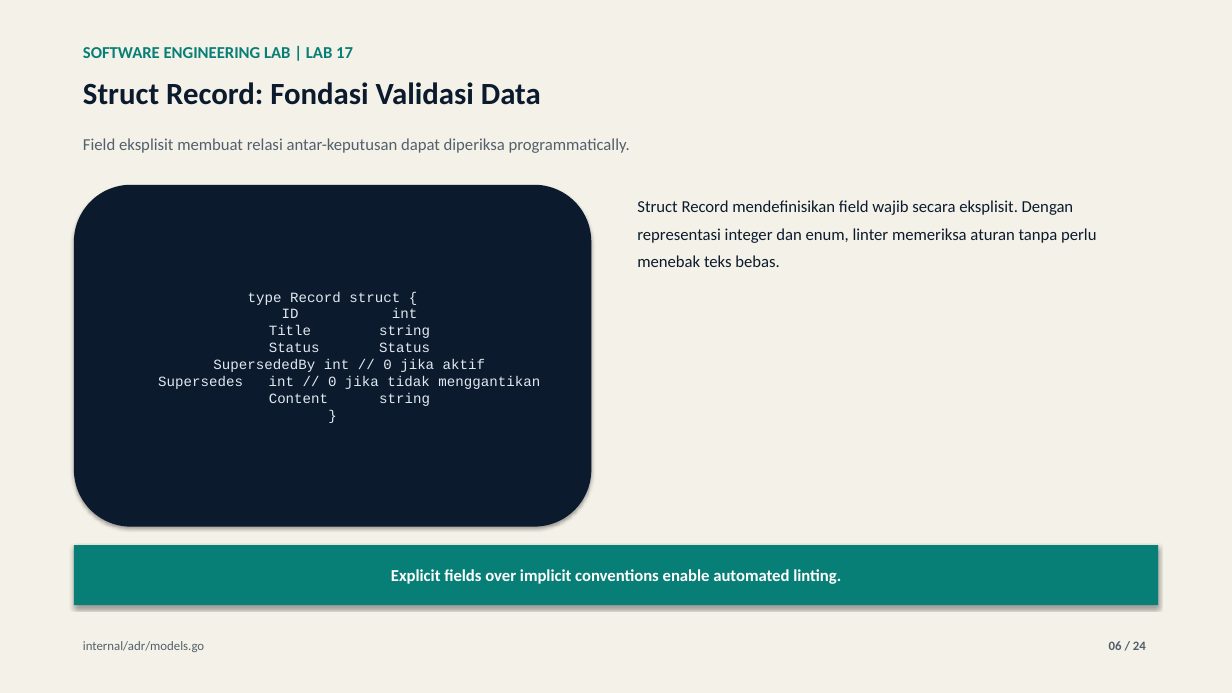
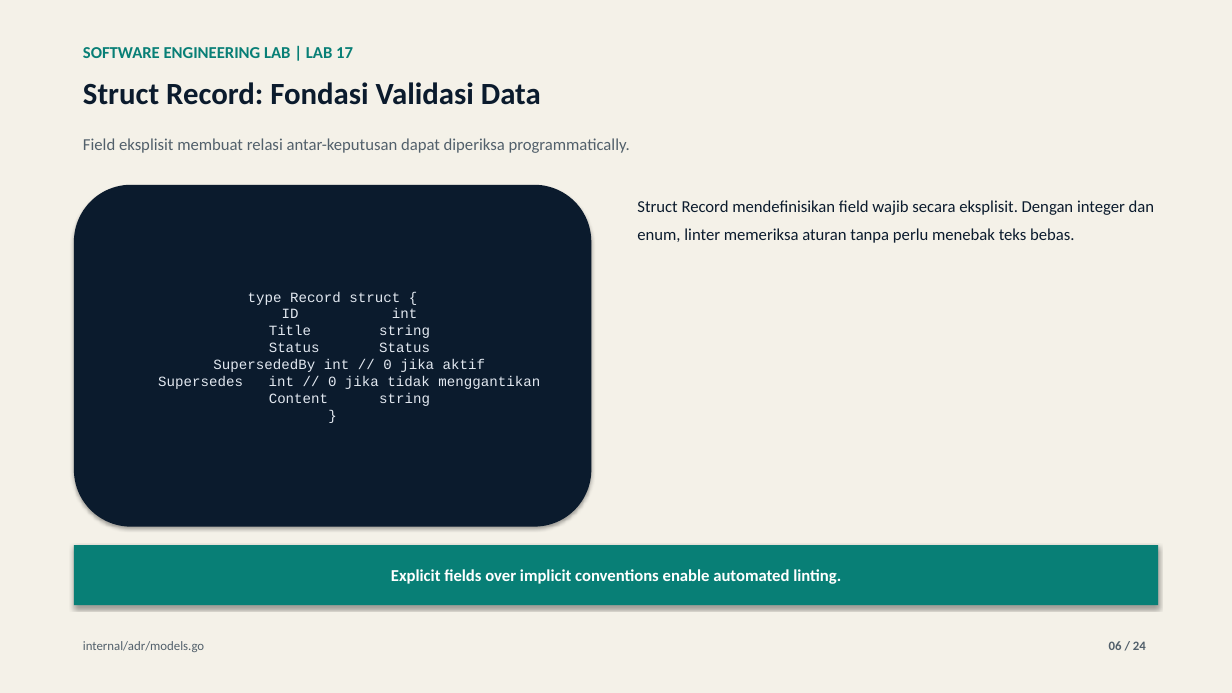
Before and after one commit to lukman-ss/software-engineering-lab, a slide deck: slide 6 of labs/17-architecture-decision-record/result/linkedin/lab-17-architecture-decision-record-carousel.pptx. Drawn at 1232x693 pixels with LibreOffice and Linux fonts; fonts in the diff are those of the drawing. Boxes give left, top, right and bottom in pixels: in the first picture for what was removed or moved away, otherwise in the second. Text is boxed around its words. In the diff, an @@ line names an element or a change of style, - is before the commit and + after.

```diff
--- a/labs/17-architecture-decision-record/result/linkedin/lab-17-architecture-decision-record-carousel.pptx
+++ b/labs/17-architecture-decision-record/result/linkedin/lab-17-architecture-decision-record-carousel.pptx
@@ text at [637,200,1154,243]: text changed @@
-Struct Record mendefinisikan field wajib secara eksplisit. Dengan representasi integer dan enum, linter memeriksa aturan tanpa perlu menebak teks bebas.
+Struct Record mendefinisikan field wajib secara eksplisit. Dengan integer dan enum, linter memeriksa aturan tanpa perlu menebak teks bebas.
```
Also in this commit, not shown: 16 other slides changed, 4 other files.
